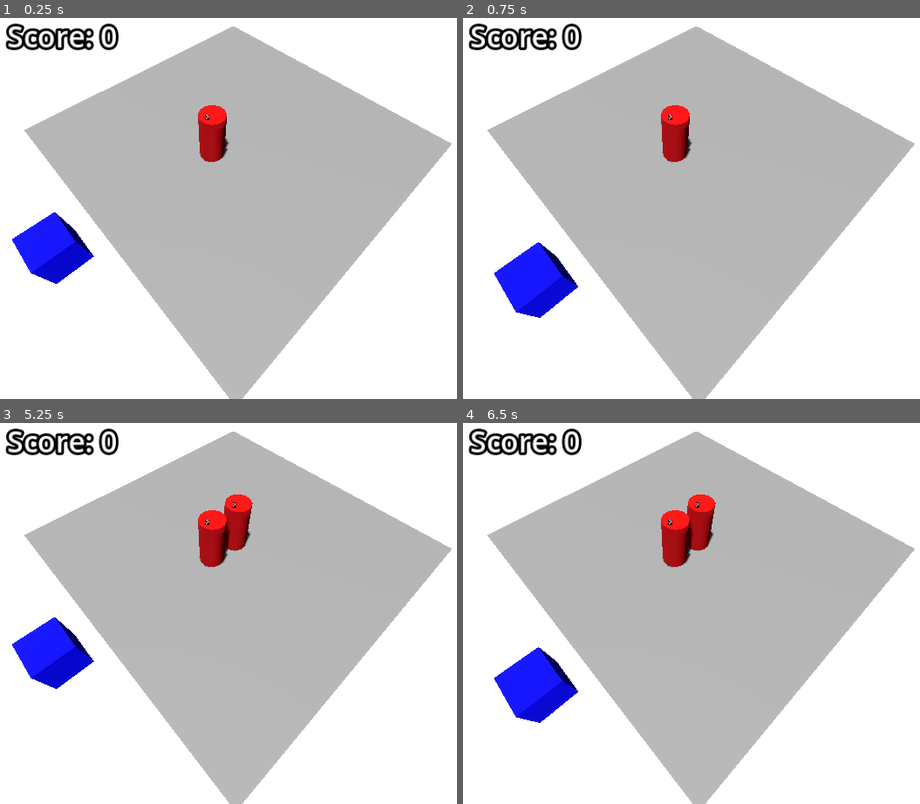
Above: before the commit, frames 1-4 (two rows, left to right).
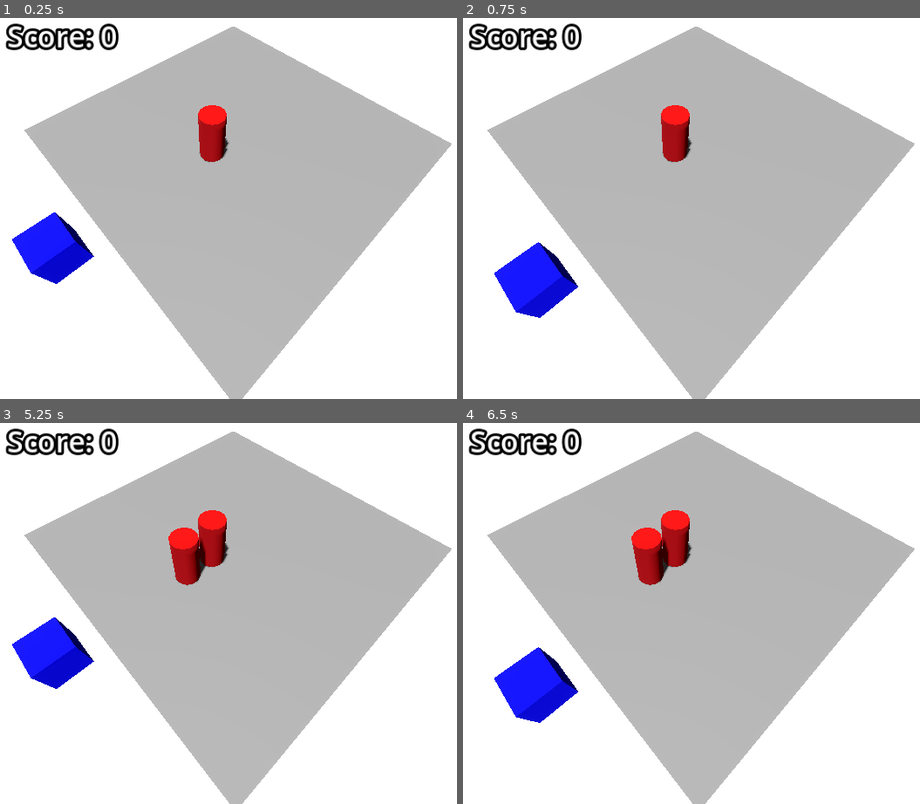
Above: after the commit, the same moments.

Repository: Sacolle/Gamejam
Game: Godot game, scene res://main.tscn
Two runs of this game, one before a commit and one after it. Both use one fixed random seed, a clock stepped at 60 frames per second and the inputs below. The engine's default icon, where the game draws it, is replaced by a stand-in: a white triangle on a blue panel in a dark square.
Inputs (mouse positions are in pixels of both pictures, inside the frame that each line leads up to):
- Up to frame 1 (0.25 s): no input
- Up to frame 2 (0.75 s): tap Enter at 0.5 s; move the mouse to (824, 181) at 0.52 s; hold D (right) from 0.53 s (still down); hold Space (scan) from 0.53 s (still down); click (824, 181) at 0.67 s
- Up to frame 3 (5.25 s): move the mouse to (68, 628) at 1.27 s; release D (right) at 1.28 s; release Space (scan) at 1.28 s; hold A (left) 1.28-2.03 s; tap Space (scan) at 1.35, 2.85, 4.35 s; tap Enter at 2, 3.5 s; move the mouse to (278, 522) at 2.02 s; hold Space (scan) 2.03-2.78 s; hold D (right) 2.03-3.53 s; move the mouse to (173, 685) at 2.77 s; click (173, 685) at 2.92 s; move the mouse to (420, 666) at 3.52 s; hold Space (scan) 3.53-4.28 s; hold A (left) from 3.53 s (still down); move the mouse to (0, 548) at 4.27 s; move the mouse to (246, 609) at 5.02 s; hold Space (scan) from 5.03 s (still down); click (246, 609) at 5.17 s
- Up to frame 4 (6.5 s): move the mouse to (568, 510) at 5.77 s; release A (left) at 5.78 s; release Space (scan) at 5.78 s; hold D (right) from 5.78 s (still down); tap Space (scan) at 5.85 s

The runs differ from the first frame. In frame 1, less than 0.1% of the frame differs, in the area x 44-46%, y 25-27%; in frame 2, less than 0.1%; in frame 3, 1.7%, in the area x 36-56%, y 18-43%; in frame 4, 1.7%.

Commit message:
Progress Bar

Diff:
--- /dev/null
+++ b/ProgressBar.gd
@@ -0,0 +1,13 @@
+@tool
+extends Node3D
+
+@export
+var value = 0
+# Called when the node enters the scene tree for the first time.
+func _ready():
+	pass # Replace with function body.
+
+
+# Called every frame. 'delta' is the elapsed time since the previous frame.
+func _process(delta):
+	$SubViewport/Node2D/TextureProgressBar.value = value
--- /dev/null
+++ b/ProgressBar.tscn
@@ -0,0 +1,26 @@
+[gd_scene load_steps=4 format=3 uid="uid://bhmcv3oumcmvo"]
+
+[ext_resource type="Script" path="res://ProgressBar.gd" id="1_3cpuc"]
+[ext_resource type="Texture2D" uid="uid://mnsckkerkib2" path="res://icon.svg" id="1_yn6kt"]
+
+[sub_resource type="ViewportTexture" id="ViewportTexture_0ci0n"]
+viewport_path = NodePath("SubViewport")
+
+[node name="ProgressBar" type="Node3D"]
+script = ExtResource("1_3cpuc")
+
+[node name="Sprite3D" type="Sprite3D" parent="."]
+billboard = 1
+texture = SubResource("ViewportTexture_0ci0n")
+
+[node name="SubViewport" type="SubViewport" parent="."]
+transparent_bg = true
+
+[node name="Node2D" type="Node2D" parent="SubViewport"]
+scale = Vector2(4, 4)
+
+[node name="TextureProgressBar" type="TextureProgressBar" parent="SubViewport/Node2D"]
+offset_right = 40.0
+offset_bottom = 40.0
+fill_mode = 4
+texture_progress = ExtResource("1_yn6kt")
--- a/item.gd
+++ b/item.gd
@@ -44,6 +44,7 @@
 # Called every frame. 'delta' is the elapsed time since the previous frame.
 func _process(delta):
 	label.text = str(time_to_scan - time)
+	$ProgressBar.value = (100 * time) / time_to_scan
 	var side = (int(rotation.y / (PI/2)) + 4) % 4
 	if is_hit and barcode_face == side:
 		time += delta
--- a/item.tscn
+++ b/item.tscn
@@ -1,7 +1,8 @@
-[gd_scene load_steps=6 format=3 uid="uid://byihu3aetkxaa"]
+[gd_scene load_steps=7 format=3 uid="uid://byihu3aetkxaa"]
 
 [ext_resource type="Script" path="res://item.gd" id="1_ckwlh"]
 [ext_resource type="PackedScene" uid="uid://bbak4a2nb34h4" path="res://can.gltf" id="2_dj4pb"]
+[ext_resource type="PackedScene" uid="uid://bhmcv3oumcmvo" path="res://ProgressBar.tscn" id="3_scvb0"]
 
 [sub_resource type="CylinderShape3D" id="CylinderShape3D_admjk"]
 height = 1.50081
@@ -30,7 +31,12 @@
 
 [node name="TimeScanned" type="Label3D" parent="."]
 transform = Transform3D(1, 0, 0, 0, 1, 0, 0, 0, 1, 0.0733519, 1.1227, 0.260165)
+visible = false
 billboard = 1
 text = "0"
 
+[node name="ProgressBar" parent="." instance=ExtResource("3_scvb0")]
+transform = Transform3D(0.28, 0, 0, 0, 0.28, 0, 0, 0, 0.28, 0, 1, 0)
+value = 80
+
 [connection signal="input_event" from="." to="." method="_on_input_event"]
--- a/main.tscn
+++ b/main.tscn
@@ -38,7 +38,7 @@
 one_shot = true
 
 [node name="stepTimer" type="Timer" parent="."]
-wait_time = 100.0
+wait_time = 5.0
 one_shot = true
 
 [connection signal="timeout" from="spawnTimer" to="." method="_on_spawn_timer_timeout"]
--- a/scanner.tscn
+++ b/scanner.tscn
@@ -27,32 +27,6 @@
 proximity_fade_enabled = true
 proximity_fade_distance = 6.95
 
-[sub_resource type="Animation" id="Animation_f1y52"]
-resource_name = "laser_on"
-tracks/0/type = "value"
-tracks/0/imported = false
-tracks/0/enabled = true
-tracks/0/path = NodePath("lazer:surface_material_override/0")
-tracks/0/interp = 1
-tracks/0/loop_wrap = true
-tracks/0/keys = {
-"times": PackedFloat32Array(),
-"transitions": PackedFloat32Array(),
-"update": 1,
-"values": []
-}
-tracks/1/type = "bezier"
-tracks/1/imported = false
-tracks/1/enabled = true
-tracks/1/path = NodePath("lazer:surface_material_override/0:emission_energy_multiplier")
-tracks/1/interp = 1
-tracks/1/loop_wrap = true
-tracks/1/keys = {
-"handle_modes": PackedInt32Array(0, 0, 0),
-"points": PackedFloat32Array(0, -0.25, 0, 0.25, 0, 42.4, -0.25, 0, 0.25, 0, 8.5, -0.25, 0, 0.25, 0),
-"times": PackedFloat32Array(0, 0.1, 1.3)
-}
-
 [sub_resource type="Animation" id="Animation_pmaa7"]
 length = 0.001
 tracks/0/type = "bezier"
@@ -65,6 +39,20 @@
 "handle_modes": PackedInt32Array(0),
 "points": PackedFloat32Array(0, -0.25, 0, 0.25, 0),
 "times": PackedFloat32Array(0)
+}
+
+[sub_resource type="Animation" id="Animation_f1y52"]
+resource_name = "laser_on"
+tracks/0/type = "bezier"
+tracks/0/imported = false
+tracks/0/enabled = true
+tracks/0/path = NodePath("lazer:surface_material_override/0:emission_energy_multiplier")
+tracks/0/interp = 1
+tracks/0/loop_wrap = true
+tracks/0/keys = {
+"handle_modes": PackedInt32Array(0, 0, 0),
+"points": PackedFloat32Array(0, -0.25, 0, 0.25, 0, 42.4, -0.25, 0, 0.25, 0, 8.5, -0.25, 0, 0.25, 0),
+"times": PackedFloat32Array(0, 0.1, 1.3)
 }
 
 [sub_resource type="AnimationLibrary" id="AnimationLibrary_ltp87"]
